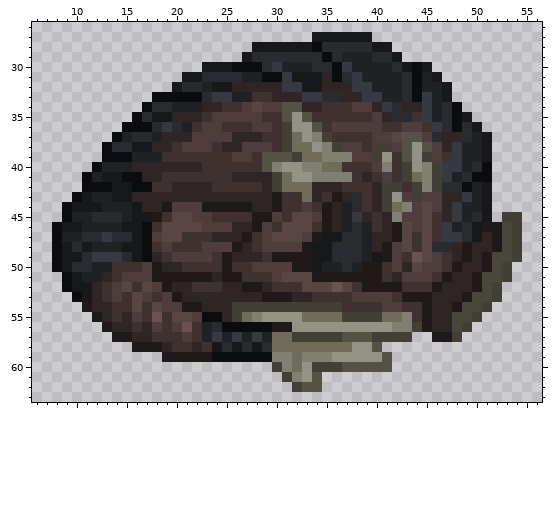
A pixel-art sprite gets an edit: Resources/Textures/_RMC14/Mobs/Xenonids/Ravager/ravager.rsi/sleeping.png. Above: the version before the commit.
The file is 64x64 pixels. Shown: x 6..56, y 26..63.
And afterwards:
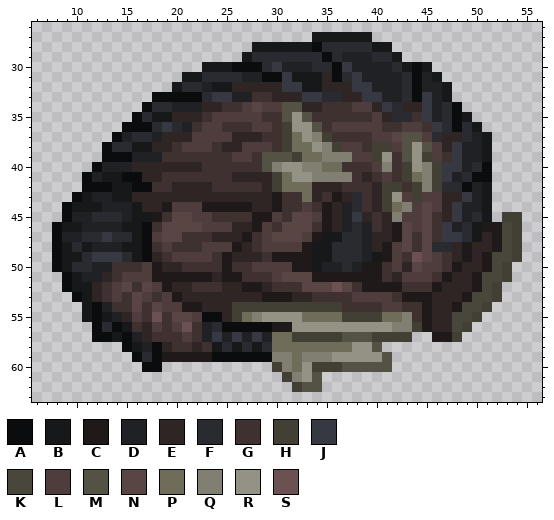
Palette (. is transparent): A #0b0c0d  B #17181a  C #201919  D #202125  E #2f2525  F #2a2b31  G #403131  H #424035  J #363842  K #49473b  L #4f3d3d  M #545244  N #5a4545  P #6f6c59  Q #817f71  R #949284  S #6b5151
From the commit log: gives rav the tail spikes when asleep (#6499)
The edit:
Colour A now appears in row 56 at x 12; in row 57 at x 12 to 13; in row 58 at x 15; in row 59 at x 16 and 18; in row 60 at x 17 to 18.
The author changed colour C to colour A in row 55 at x 12; in row 57 at x 15; in row 58 at x 18.
The author changed colour E to colour A in row 54 at x 12; in row 56 at x 14.
Colour B now appears in row 55 at x 11.
The author changed colour C to colour B in row 54 at x 11; in row 57 at x 14; in row 58 at x 16.
The author changed colour E to colour B in row 55 at x 13; in row 56 at x 15.
The author changed colour C to colour D in row 58 at x 17.
The author changed colour E to colour D in row 54 at x 13; in row 57 at x 16.
The author changed colour G to colour D in row 55 at x 14.
Colour F now appears in row 59 at x 17.
The author changed colour C to colour F in row 56 at x 13.
Where, in picture pixels (left, top, right, bottom), the same in both pictures:
changed: (82, 302, 162, 372)
